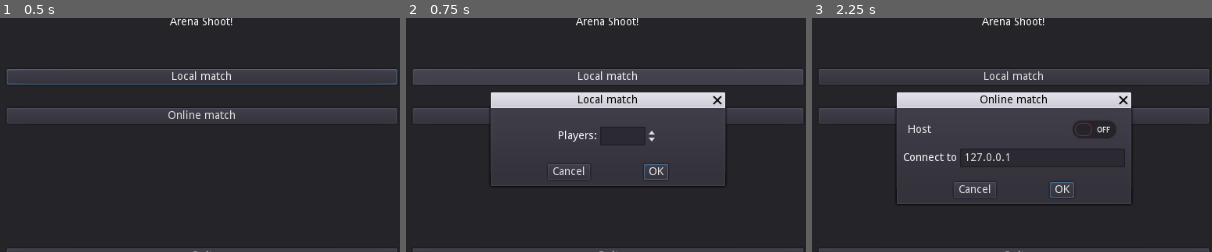
Above: before the commit, frames 1-3 (left to right).
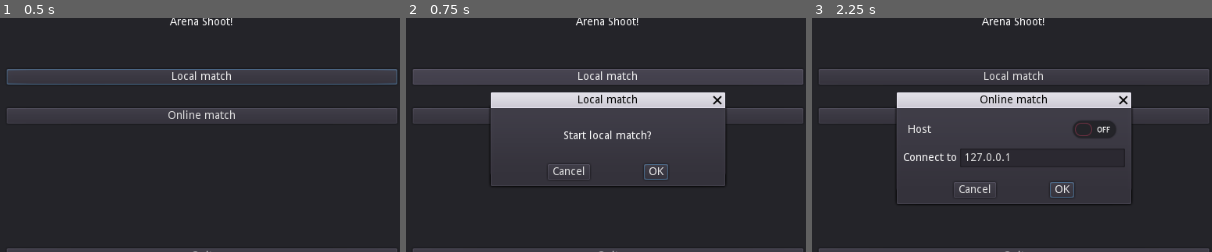
Above: after the commit, the same moments.

Repository: Faless/gd-unimi
Game: Godot game, scene res://scene/main.tscn
The game is run twice, just before and just after one commit, with the same random seed, the same clock (stepped at 60 frames per second) and the same inputs.
Inputs:
- Up to frame 1 (0.5 s): no input
- Up to frame 2 (0.75 s): click "Local match" at 0.5 s
- Up to frame 3 (2.25 s): click "OK" at 1.25 s; click "Online match" at 2 s
The pictures show only the part of the screen within x 25-75%, y 22-72%; the shares and areas given below are measured in that part.

Frame 1 is identical in both runs. In frame 2, 0.6% of the frame differs, in the area x 38-63%, y 46-55%; in frame 3, nothing differs.

Commit message:
Initial work on local mode

Diff:
--- a/prototype/scene/local_popup.tscn
+++ b/prototype/scene/local_popup.tscn
@@ -12,6 +12,7 @@
 margin_bottom = 50.0
 rect_min_size = Vector2( 200, 70 )
 rect_pivot_offset = Vector2( 0, 0 )
+rect_clip_content = false
 mouse_filter = 0
 mouse_default_cursor_shape = 0
 size_flags_horizontal = 1
@@ -33,6 +34,7 @@
 margin_right = -8.0
 margin_bottom = -36.0
 rect_pivot_offset = Vector2( 0, 0 )
+rect_clip_content = false
 mouse_filter = 0
 mouse_default_cursor_shape = 0
 size_flags_horizontal = 1
@@ -40,6 +42,7 @@
 
 [node name="Players" type="HBoxContainer" parent="Control" index="0"]
 
+visible = false
 anchor_left = 0.0
 anchor_top = 0.5
 anchor_right = 1.0
@@ -47,6 +50,7 @@
 margin_top = -12.0
 margin_bottom = 12.0
 rect_pivot_offset = Vector2( 0, 0 )
+rect_clip_content = false
 mouse_filter = 1
 mouse_default_cursor_shape = 0
 size_flags_horizontal = 1
@@ -65,6 +69,7 @@
 margin_right = 128.0
 margin_bottom = 19.0
 rect_pivot_offset = Vector2( 0, 0 )
+rect_clip_content = false
 mouse_filter = 2
 mouse_default_cursor_shape = 0
 size_flags_horizontal = 1
@@ -84,6 +89,7 @@
 margin_right = 206.0
 margin_bottom = 24.0
 rect_pivot_offset = Vector2( 0, 0 )
+rect_clip_content = false
 mouse_filter = 0
 mouse_default_cursor_shape = 0
 size_flags_horizontal = 1
@@ -98,3 +104,22 @@
 editable = true
 prefix = ""
 suffix = ""
+
+[node name="Label" type="Label" parent="Control" index="1"]
+
+anchor_left = 0.0
+anchor_top = 0.0
+anchor_right = 1.0
+anchor_bottom = 1.0
+rect_pivot_offset = Vector2( 0, 0 )
+rect_clip_content = false
+mouse_filter = 2
+mouse_default_cursor_shape = 0
+size_flags_horizontal = 1
+size_flags_vertical = 4
+text = "Start local match?"
+align = 1
+valign = 1
+percent_visible = 1.0
+lines_skipped = 0
+max_lines_visible = -1
--- a/prototype/scene/main.tscn
+++ b/prototype/scene/main.tscn
@@ -11,6 +11,7 @@
 anchor_right = 1.0
 anchor_bottom = 1.0
 rect_pivot_offset = Vector2( 0, 0 )
+rect_clip_content = false
 mouse_filter = 0
 mouse_default_cursor_shape = 0
 size_flags_horizontal = 1
@@ -28,6 +29,7 @@
 margin_right = 300.0
 margin_bottom = 200.0
 rect_pivot_offset = Vector2( 0, 0 )
+rect_clip_content = false
 mouse_filter = 0
 mouse_default_cursor_shape = 0
 size_flags_horizontal = 1
@@ -45,6 +47,7 @@
 margin_right = -50.0
 margin_bottom = -50.0
 rect_pivot_offset = Vector2( 0, 0 )
+rect_clip_content = false
 mouse_filter = 1
 mouse_default_cursor_shape = 0
 size_flags_horizontal = 1
@@ -62,6 +65,7 @@
 margin_right = 500.0
 margin_bottom = 20.0
 rect_pivot_offset = Vector2( 0, 0 )
+rect_clip_content = false
 focus_mode = 2
 mouse_filter = 0
 mouse_default_cursor_shape = 0
@@ -85,6 +89,7 @@
 margin_right = 500.0
 margin_bottom = 70.0
 rect_pivot_offset = Vector2( 0, 0 )
+rect_clip_content = false
 focus_mode = 2
 mouse_filter = 0
 mouse_default_cursor_shape = 0
@@ -108,6 +113,7 @@
 margin_right = 500.0
 margin_bottom = 250.0
 rect_pivot_offset = Vector2( 0, 0 )
+rect_clip_content = false
 focus_mode = 2
 mouse_filter = 0
 mouse_default_cursor_shape = 0
@@ -131,6 +137,7 @@
 margin_top = 20.0
 margin_bottom = 60.0
 rect_pivot_offset = Vector2( 0, 0 )
+rect_clip_content = false
 mouse_filter = 2
 mouse_default_cursor_shape = 0
 size_flags_horizontal = 1
@@ -146,10 +153,58 @@
 [node name="Local" parent="." index="1" instance=ExtResource( 2 )]
 
 visible = false
+rect_clip_content = false
 
 [node name="Online" parent="." index="2" instance=ExtResource( 3 )]
 
 visible = false
+rect_clip_content = false
+
+[node name="Error" type="AcceptDialog" parent="." index="3"]
+
+visible = false
+anchor_left = 0.5
+anchor_top = 0.5
+anchor_right = 0.5
+anchor_bottom = 0.5
+margin_left = -150.0
+margin_top = -50.0
+margin_right = 150.0
+margin_bottom = 73.0
+rect_min_size = Vector2( 200, 70 )
+rect_pivot_offset = Vector2( 0, 0 )
+rect_clip_content = false
+mouse_filter = 0
+mouse_default_cursor_shape = 0
+size_flags_horizontal = 1
+size_flags_vertical = 1
+popup_exclusive = false
+window_title = "Network error"
+resizable = false
+dialog_hide_on_ok = true
+
+[node name="Message" type="Label" parent="Error" index="3"]
+
+anchor_left = 0.0
+anchor_top = 0.0
+anchor_right = 1.0
+anchor_bottom = 1.0
+margin_left = 8.0
+margin_top = 8.0
+margin_right = -8.0
+margin_bottom = -36.0
+rect_pivot_offset = Vector2( 0, 0 )
+rect_clip_content = false
+mouse_filter = 2
+mouse_default_cursor_shape = 0
+size_flags_horizontal = 1
+size_flags_vertical = 4
+text = "A network error occured"
+align = 1
+valign = 1
+percent_visible = 1.0
+lines_skipped = 0
+max_lines_visible = -1
 
 [connection signal="pressed" from="Panel/VBoxContainer/Local" to="." method="_on_Local_pressed"]
 
--- a/prototype/scene/online_popup.tscn
+++ b/prototype/scene/online_popup.tscn
@@ -14,6 +14,7 @@
 margin_bottom = 73.0
 rect_min_size = Vector2( 200, 70 )
 rect_pivot_offset = Vector2( 0, 0 )
+rect_clip_content = false
 mouse_filter = 0
 mouse_default_cursor_shape = 0
 size_flags_horizontal = 1
@@ -33,8 +34,9 @@
 margin_left = 8.0
 margin_top = 8.0
 margin_right = -8.0
-margin_bottom = -46.0
+margin_bottom = -36.0
 rect_pivot_offset = Vector2( 0, 0 )
+rect_clip_content = false
 mouse_filter = 0
 mouse_default_cursor_shape = 0
 size_flags_horizontal = 1
@@ -47,6 +49,7 @@
 anchor_right = 1.0
 anchor_bottom = 1.0
 rect_pivot_offset = Vector2( 0, 0 )
+rect_clip_content = false
 mouse_filter = 1
 mouse_default_cursor_shape = 0
 size_flags_horizontal = 1
@@ -62,6 +65,7 @@
 margin_right = 284.0
 margin_bottom = 40.0
 rect_pivot_offset = Vector2( 0, 0 )
+rect_clip_content = false
 mouse_filter = 1
 mouse_default_cursor_shape = 0
 size_flags_horizontal = 1
@@ -77,6 +81,7 @@
 margin_right = 284.0
 margin_bottom = 40.0
 rect_pivot_offset = Vector2( 0, 0 )
+rect_clip_content = false
 focus_mode = 2
 mouse_filter = 0
 mouse_default_cursor_shape = 0
@@ -101,6 +106,7 @@
 margin_right = 284.0
 margin_bottom = 68.0
 rect_pivot_offset = Vector2( 0, 0 )
+rect_clip_content = false
 mouse_filter = 1
 mouse_default_cursor_shape = 0
 size_flags_horizontal = 1
@@ -118,6 +124,7 @@
 margin_right = 69.0
 margin_bottom = 19.0
 rect_pivot_offset = Vector2( 0, 0 )
+rect_clip_content = false
 mouse_filter = 2
 mouse_default_cursor_shape = 0
 size_flags_horizontal = 1
@@ -137,6 +144,7 @@
 margin_right = 284.0
 margin_bottom = 24.0
 rect_pivot_offset = Vector2( 0, 0 )
+rect_clip_content = false
 focus_mode = 2
 mouse_filter = 0
 mouse_default_cursor_shape = 1
